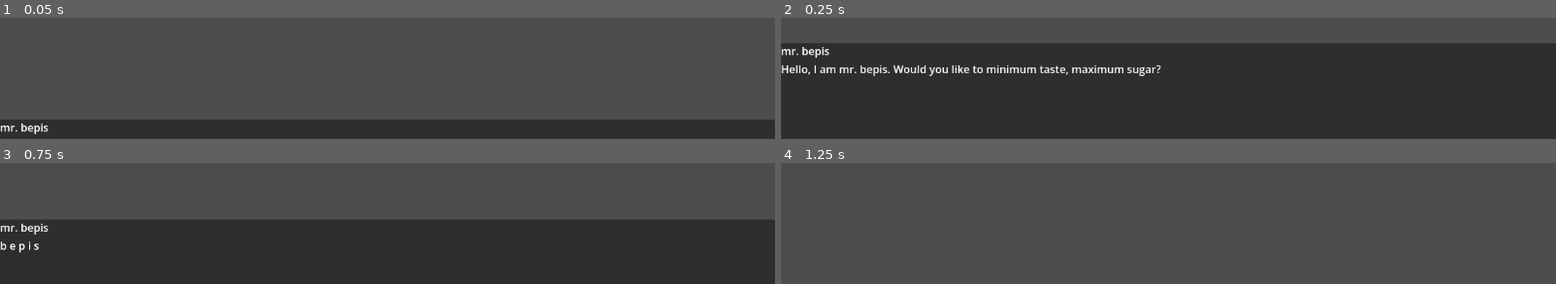
Above: before the commit, frames 1-4 (two rows, left to right).
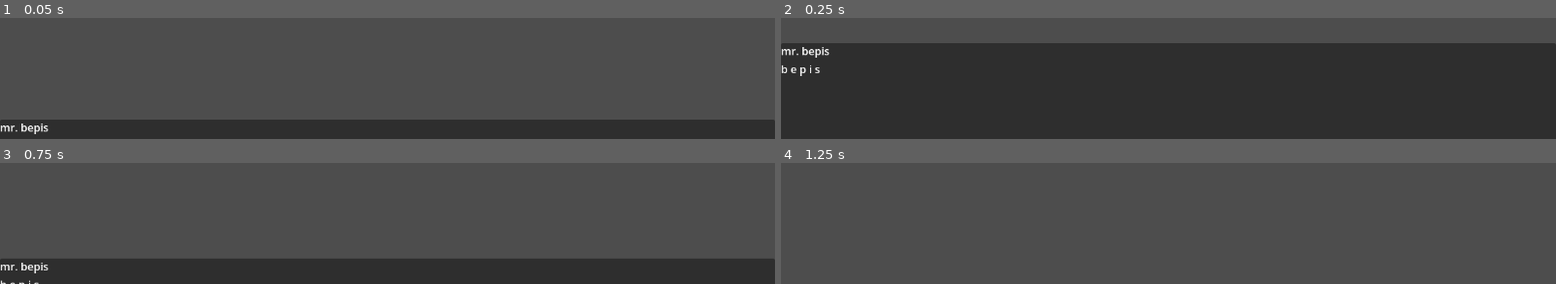
Above: after the commit, the same moments.

Repository: TerjeBallestad/pespi-mask
Game: Godot game, scene res://scenes/dialog_test.tscn
Same seed, same stepped clock (60 frames per second), same inputs: the game is played once before the commit and once after it.
Inputs:
- Up to frame 1 (0.05 s): no input
- Up to frame 2 (0.25 s): no input
- Up to frame 3 (0.75 s): tap Enter (ui_accept) at 0.5, 0.6 s
- Up to frame 4 (1.25 s): tap Enter (ui_accept) at 0.77, 1.07 s

Frame 1 is identical in both runs. In frame 2, 1.6% of the frame differs, in the area x 0-50%, y 39-48%; in frame 3, 31%, in the area x 0-100%, y 47-100%; in frame 4, nothing differs.

Commit message:
Add dialog condition to dynamically show dialogs in a sequence

Diff:
--- a/scenes/dialog_test.tscn
+++ b/scenes/dialog_test.tscn
@@ -4,13 +4,21 @@
 [ext_resource type="PackedScene" uid="uid://70mqawldnge" path="res://scenes/dialog_box.tscn" id="1_f4v0s"]
 [ext_resource type="Script" uid="uid://37gjw0vakjw1" path="res://scripts/dialog/resources/dialog.gd" id="2_4k4dp"]
 [ext_resource type="Script" uid="uid://b7h5l8uj1r70x" path="res://scripts/dialog/resources/dialog_types/text_dialog.gd" id="3_07oah"]
+[ext_resource type="Script" uid="uid://06trnasd6n0o" path="res://scripts/dialog/resources/condition_types/compare_condition.gd" id="4_07oah"]
 [ext_resource type="Resource" uid="uid://o051ka38mlni" path="res://assets/dialog/speakers/pepsi_man.tres" id="4_r0p54"]
 [ext_resource type="Script" uid="uid://cs3md0jmnapvw" path="res://scripts/dialog/resources/dialog_sequence.gd" id="5_87qe6"]
+
+[sub_resource type="Resource" id="Resource_r0p54"]
+script = ExtResource("4_07oah")
+variable_name = "your_mom"
+value = null
+metadata/_custom_type_script = "uid://06trnasd6n0o"
 
 [sub_resource type="Resource" id="Resource_pket2"]
 script = ExtResource("3_07oah")
 speaker = ExtResource("4_r0p54")
 text = "Hello, I am mr. bepis. Would you like to minimum taste, maximum sugar?"
+condition = SubResource("Resource_r0p54")
 metadata/_custom_type_script = "uid://b7h5l8uj1r70x"
 
 [sub_resource type="Resource" id="Resource_4k4dp"]
@@ -28,10 +36,7 @@
 
 [node name="CanvasLayer" type="CanvasLayer" parent="." unique_id=1076451925]
 
-[node name="AnimationPlayer" type="AnimationPlayer" parent="CanvasLayer" unique_id=2035163553]
-root_node = NodePath("../..")
-
-[node name="DialogBox" parent="CanvasLayer/AnimationPlayer" unique_id=1946601530 instance=ExtResource("1_f4v0s")]
+[node name="DialogBox" parent="CanvasLayer" unique_id=1946601530 instance=ExtResource("1_f4v0s")]
 anchors_preset = 12
 anchor_top = 1.0
 offset_top = -172.0
--- a/scripts/dialog/dialog_manager.gd
+++ b/scripts/dialog/dialog_manager.gd
@@ -13,6 +13,9 @@
 var _current_sequence: DialogSequence
 var _playing := false
 var _sequence_index := -1
+
+@export
+var variables: Dictionary[String, Variant] = {}
 
 var playing: bool:
 	get:
@@ -63,6 +66,10 @@
 		exiting_dialog.emit(current_dialog)
 
 	_sequence_index += 1
+	while current_dialog and current_dialog.condition and not current_dialog.condition.is_condition_met(self):
+		# Skipping dialogs that don't match condition
+		_sequence_index += 1
+
 
 	# Dialog sequence exhaused without being redirected
 	if current_dialog == null:
--- /dev/null
+++ b/scripts/dialog/resources/condition_types/compare_condition.gd
@@ -0,0 +1,63 @@
+@tool
+class_name CompareDialogCondition extends DialogCondition
+
+@export
+var variable_name: String
+
+@export
+var operator: Operator
+
+@export
+var value: Variant
+
+func is_condition_met(manager: DialogManager) -> bool:
+	var var_exists := manager.variables.has(variable_name)
+	var var_value = null
+
+	if var_exists:
+		var_value = manager.variables[variable_name]
+
+	# Some of these are unsafe. Just don't be an idiotia maxima in the editor pls
+	match operator:
+		Operator.IS_SET:
+			return var_exists
+
+		Operator.IS_UNSET:
+			return not var_exists
+
+		Operator.EQUALS:
+			return var_value == value
+
+		Operator.NOT_EQUALS:
+			return var_value != value
+
+		Operator.GREATER_THAN:
+			return var_exists and var_value > value
+
+		Operator.GREATER_THAN:
+			return var_exists and var_value > value
+
+		Operator.LESS_THAN:
+			return var_exists and var_value < value
+
+		Operator.GREATER_THAN_OR_EQUAL:
+			return var_exists and var_value >= value
+
+		Operator.LESS_THAN_OR_EQUAL:
+			return var_exists and var_value <= value
+
+		_:
+			return false # How did we get here?
+
+
+
+enum Operator {
+	IS_SET,
+	IS_UNSET,
+	EQUALS,
+	NOT_EQUALS,
+	LESS_THAN,
+	GREATER_THAN,
+	LESS_THAN_OR_EQUAL,
+	GREATER_THAN_OR_EQUAL
+}
--- a/scripts/dialog/resources/dialog.gd
+++ b/scripts/dialog/resources/dialog.gd
@@ -1,5 +1,8 @@
 @abstract
 class_name Dialog extends Resource
+
+@export
+var condition: DialogCondition
 
 func on_display(box: DialogBox, manager: DialogManager) -> void:
 	pass
--- /dev/null
+++ b/scripts/dialog/resources/dialog_condition.gd
@@ -0,0 +1,5 @@
+@abstract
+class_name DialogCondition extends Resource
+
+@abstract
+func is_condition_met(manager: DialogManager) -> bool
Not shown, added: scripts/dialog/resources/condition_types/compare_condition.gd.uid
Not shown, added: scripts/dialog/resources/dialog_condition.gd.uid
